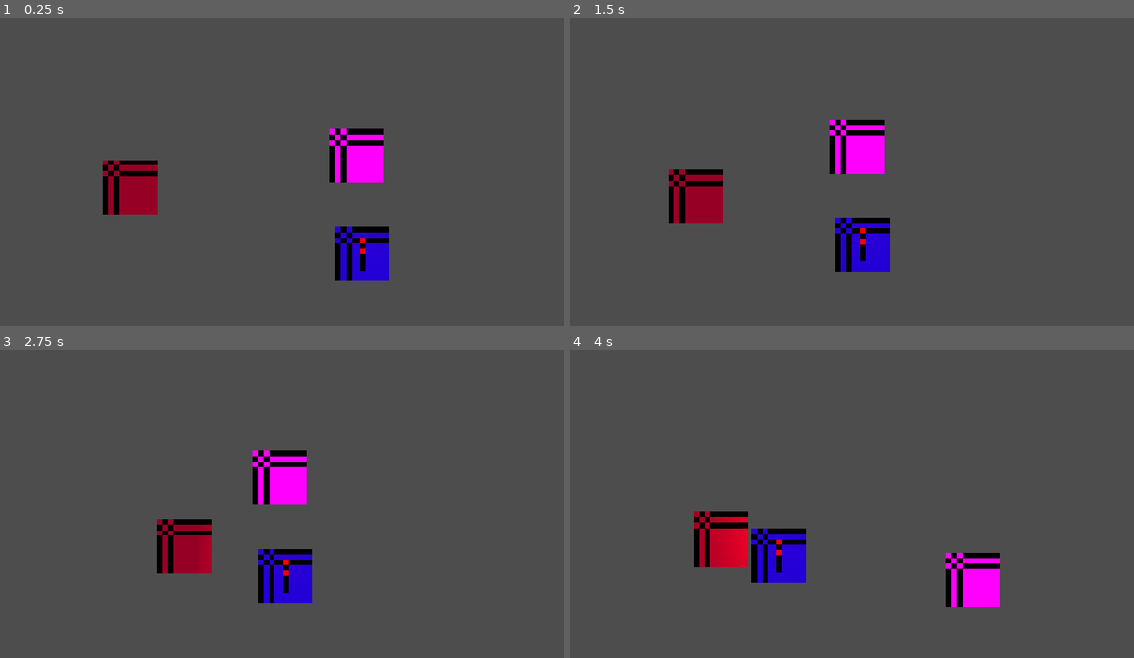
Above: before the commit, frames 1-4 (two rows, left to right).
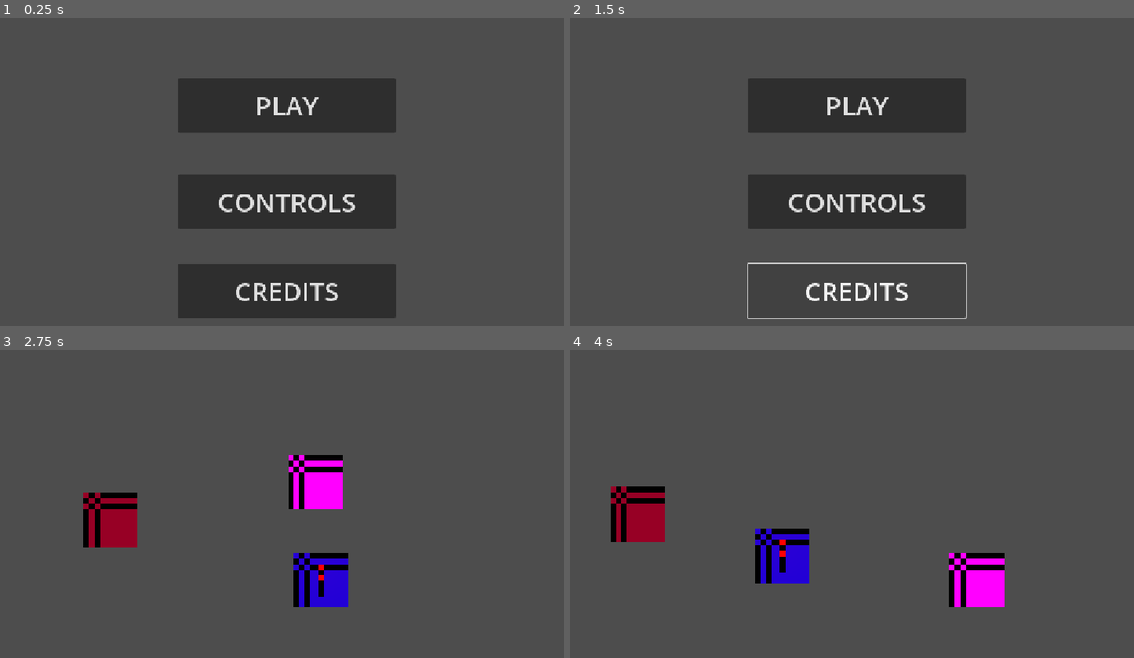
Above: after the commit, the same moments.

Repository: anqilique/GDGJam2-2025
Game: Godot game, scene res://Scenes/start_menu.tscn
Same seed, same stepped clock (60 frames per second), same inputs: the game is played once before the commit and once after it. Before the commit the project starts from res://Scenes/main.tscn.
Inputs (mouse positions are in pixels of both pictures, inside the frame that each line leads up to):
- Up to frame 1 (0.25 s): no input
- Up to frame 2 (1.5 s): click (857, 202) at 0.5 s, where only the run after the commit has a clickable "CONTROLS"; click (857, 292) at 1.25 s, where only the run after the commit has a clickable "CREDITS"
- Up to frame 3 (2.75 s): click (287, 436) at 2 s, where only the run after the commit has a clickable "PLAY"
- Up to frame 4 (4 s): hold D (fire_cat_move_right) 2.78-3.53 s; hold S (fire_cat_move_down) from 3.53 s (still down)

The runs differ from the first frame. In frame 1, 24% of the frame differs, in the area x 18-71%, y 19-98%; in frame 2, 19%; in frame 3, 8.6%; in frame 4, 4.8%.

Commit message:
Setup standard main menu
Only the play button works for now.

Diff:
--- /dev/null
+++ b/Assets/Resources/theme.tres
@@ -0,0 +1,4 @@
+[gd_resource type="Theme" format=3 uid="uid://dljqrqoj41xf7"]
+
+[resource]
+Button/font_sizes/font_size = 48
--- /dev/null
+++ b/Scenes/start_menu.tscn
@@ -0,0 +1,35 @@
+[gd_scene load_steps=3 format=3 uid="uid://bqsmfx60181ns"]
+
+[ext_resource type="Script" uid="uid://gdl6ng1wjx3u" path="res://Scripts/UI/StartMenu.gd" id="1_jgtwh"]
+[ext_resource type="Theme" uid="uid://dljqrqoj41xf7" path="res://Assets/Resources/theme.tres" id="1_juhg0"]
+
+[node name="StartMenu" type="Control"]
+layout_mode = 3
+anchors_preset = 0
+script = ExtResource("1_jgtwh")
+
+[node name="PlayButton" type="Button" parent="."]
+offset_left = 385.0
+offset_top = 110.0
+offset_right = 785.0
+offset_bottom = 210.0
+theme = ExtResource("1_juhg0")
+text = "PLAY"
+
+[node name="ControlsButton" type="Button" parent="."]
+offset_left = 385.0
+offset_top = 287.0
+offset_right = 785.0
+offset_bottom = 387.0
+theme = ExtResource("1_juhg0")
+text = "CONTROLS"
+
+[node name="CreditsButton" type="Button" parent="."]
+offset_left = 385.0
+offset_top = 451.0
+offset_right = 785.0
+offset_bottom = 551.0
+theme = ExtResource("1_juhg0")
+text = "CREDITS"
+
+[connection signal="pressed" from="PlayButton" to="." method="_on_play_button_pressed"]
--- a/Scripts/Torch.gd
+++ b/Scripts/Torch.gd
@@ -22,6 +22,12 @@
 
 
 func move_torch_to_target(target):
+
+	"""
+	Movement is kinda jittery ;-;
+	Maybe use .position instead?
+	"""
+
 	var angle = get_angle_to(target)
 
 	var direction: Vector2
--- /dev/null
+++ b/Scripts/UI/StartMenu.gd
@@ -0,0 +1,15 @@
+extends Control
+
+
+# Called when the node enters the scene tree for the first time.
+func _ready() -> void:
+	pass # Replace with function body.
+
+
+# Called every frame. 'delta' is the elapsed time since the previous frame.
+func _process(delta: float) -> void:
+	pass
+
+
+func _on_play_button_pressed() -> void:
+	get_tree().change_scene_to_file("res://Scenes/main.tscn")
--- a/project.godot
+++ b/project.godot
@@ -11,7 +11,7 @@
 [application]
 
 config/name="gdg-jam2-game"
-run/main_scene="uid://cdk4cbpxqy2j5"
+run/main_scene="uid://bqsmfx60181ns"
 config/features=PackedStringArray("4.4", "Forward Plus")
 config/icon="res://Assets/Art/icon.svg"
 
Not shown, added: Scripts/UI/StartMenu.gd.uid
